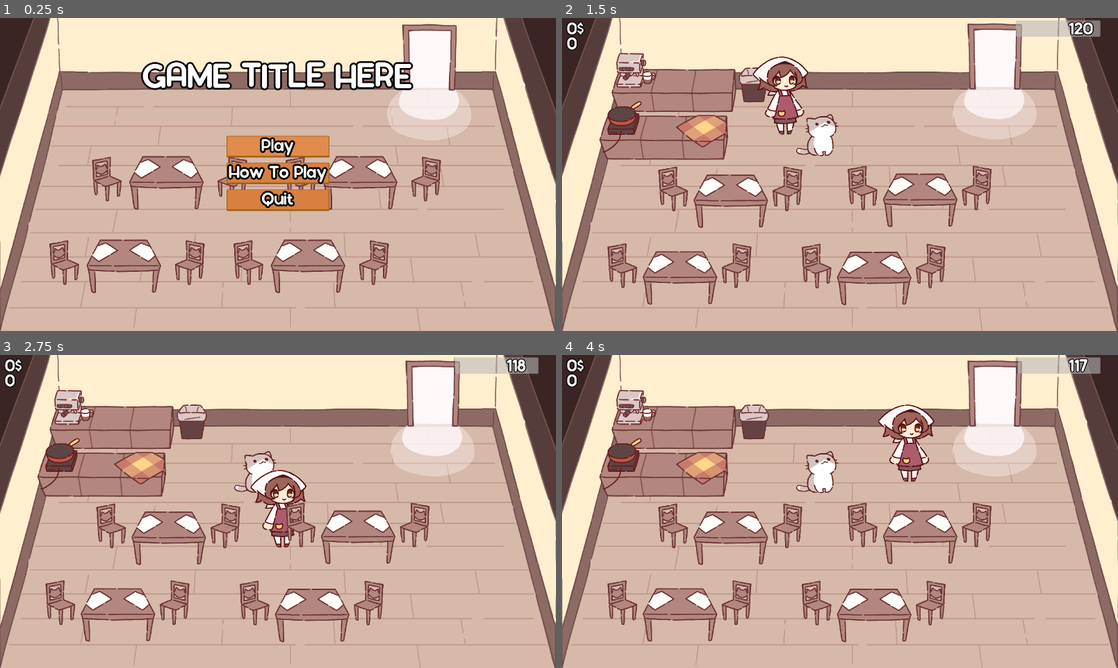
Above: before the commit, frames 1-4 (two rows, left to right).
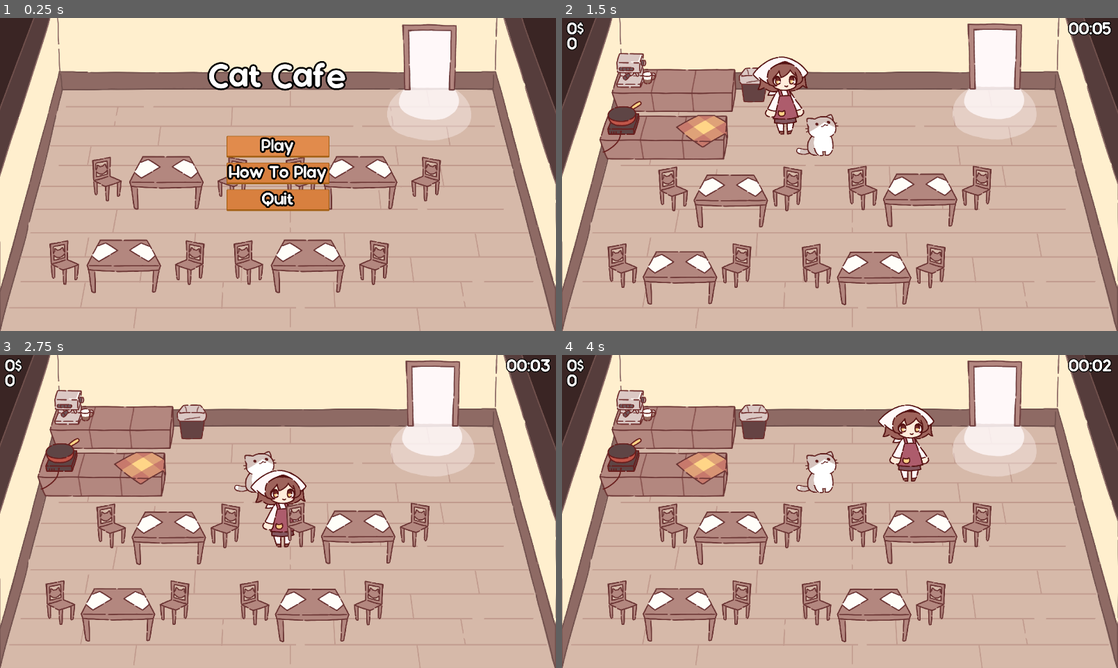
Above: after the commit, the same moments.

Repository: NuTrynity/Little-Cat-Cafe
Game: Godot game, scene res://Nodes/UI/main_menu.tscn
The game is run twice, just before and just after one commit, with the same random seed, the same clock (stepped at 60 frames per second) and the same inputs.
Inputs:
- Up to frame 1 (0.25 s): no input
- Up to frame 2 (1.5 s): click "Play" at 0.5 s; hold Right (move_right) from 1.28 s (still down); hold E (interact) from 1.28 s (still down)
- Up to frame 3 (2.75 s): release Right (move_right) at 2.03 s; release E (interact) at 2.03 s; hold S (move_down) from 2.03 s (still down); tap E (interact) at 2.1 s
- Up to frame 4 (4 s): release S (move_down) at 2.78 s; hold Right (move_right) 2.78-3.53 s; hold E (interact) 2.78-3.53 s; hold W (move_up) from 3.53 s (still down); tap E (interact) at 3.6 s

The runs differ from the first frame. In frame 1, 3.3% of the frame differs, in the area x 25-75%, y 13-24%; in frame 2, 0.8%; in frame 3, 0.8%; in frame 4, 0.8%.

Commit message:
fixed timer

Diff:
--- a/Nodes/UI/main_menu.tscn
+++ b/Nodes/UI/main_menu.tscn
@@ -153,7 +153,7 @@
 theme_override_fonts/normal_font = ExtResource("3_vnn3k")
 theme_override_font_sizes/normal_font_size = 128
 bbcode_enabled = true
-text = "[center][wave amp=50]GAME TITLE HERE"
+text = "[center][wave amp=50]Cat Cafe"
 scroll_active = false
 
 [node name="CenterContainer" type="CenterContainer" parent="."]
--- a/Nodes/UI/timer.tscn
+++ b/Nodes/UI/timer.tscn
@@ -14,14 +14,4 @@
 text = "time
 "
 script = ExtResource("1_cobqn")
-seconds = 120
-
-[node name="ProgressBar" type="ProgressBar" parent="."]
-z_index = -1
-layout_mode = 0
-offset_left = -245.0
-offset_top = -13.0
-offset_right = 145.0
-offset_bottom = 62.0
-fill_mode = 1
-show_percentage = false
+seconds = 5
--- a/Scripts/CharacterScripts/NPC.gd
+++ b/Scripts/CharacterScripts/NPC.gd
@@ -184,8 +184,6 @@
 	meal.position.x += 100
 	current_meal = meal
 
-
-
 '''
 func _on_chair_detector_area_entered(area):
 	if area.is_in_group("chair"):
--- a/Scripts/ObjectScripts/meal_template.gd
+++ b/Scripts/ObjectScripts/meal_template.gd
@@ -22,7 +22,7 @@
 		#interact_area.monitorable = false
 		#interact_area.monitoring = false
 
-func give_meal(obj):
+func give_meal(_obj):
 	if picked_up == true:
 		player_resources.carry_amt -= 1
 		queue_free()
--- a/Scripts/UIScripts/Timer.gd
+++ b/Scripts/UIScripts/Timer.gd
@@ -2,13 +2,12 @@
 
 signal timer_reached
 
+@export var minutes : int
 @export var seconds : int
 
-@onready var progress_bar = $ProgressBar
 @onready var timer = Timer.new()
 
 func _ready():
-	progress_bar.max_value = seconds
 	setup_timer()
 
 func setup_timer():
@@ -19,13 +18,20 @@
 	timer.start()
 
 func _on_timeout():
-	if seconds > 0:
-		seconds -= 1
+	if minutes || seconds != 0:
+		if minutes >= 0:
+			seconds -= 1
+			if seconds < 0:
+				minutes -= 1
+				seconds = 60
 	else:
 		timer_reached.emit()
 		timer.stop()
 
+
 # Called every frame. 'delta' is the elapsed time since the previous frame.
 func _process(_delta):
-	progress_bar.value = seconds
-	text = str(seconds)
+	if minutes < 10:
+		text = "0" + str(minutes) + str(seconds)
+		if seconds < 10:
+			text = "0" + str(minutes) + ":" + "0" + str(seconds)
